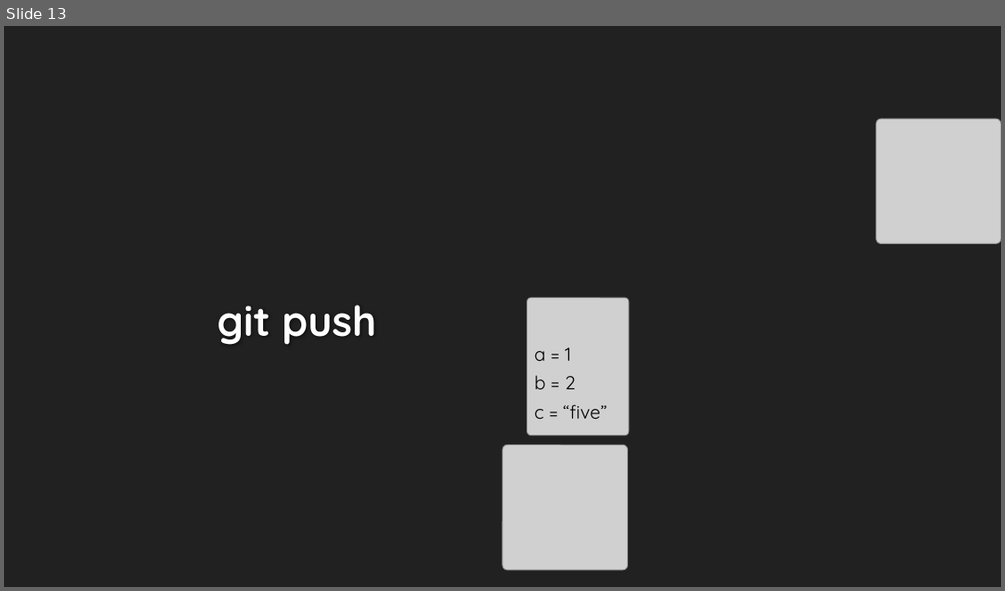
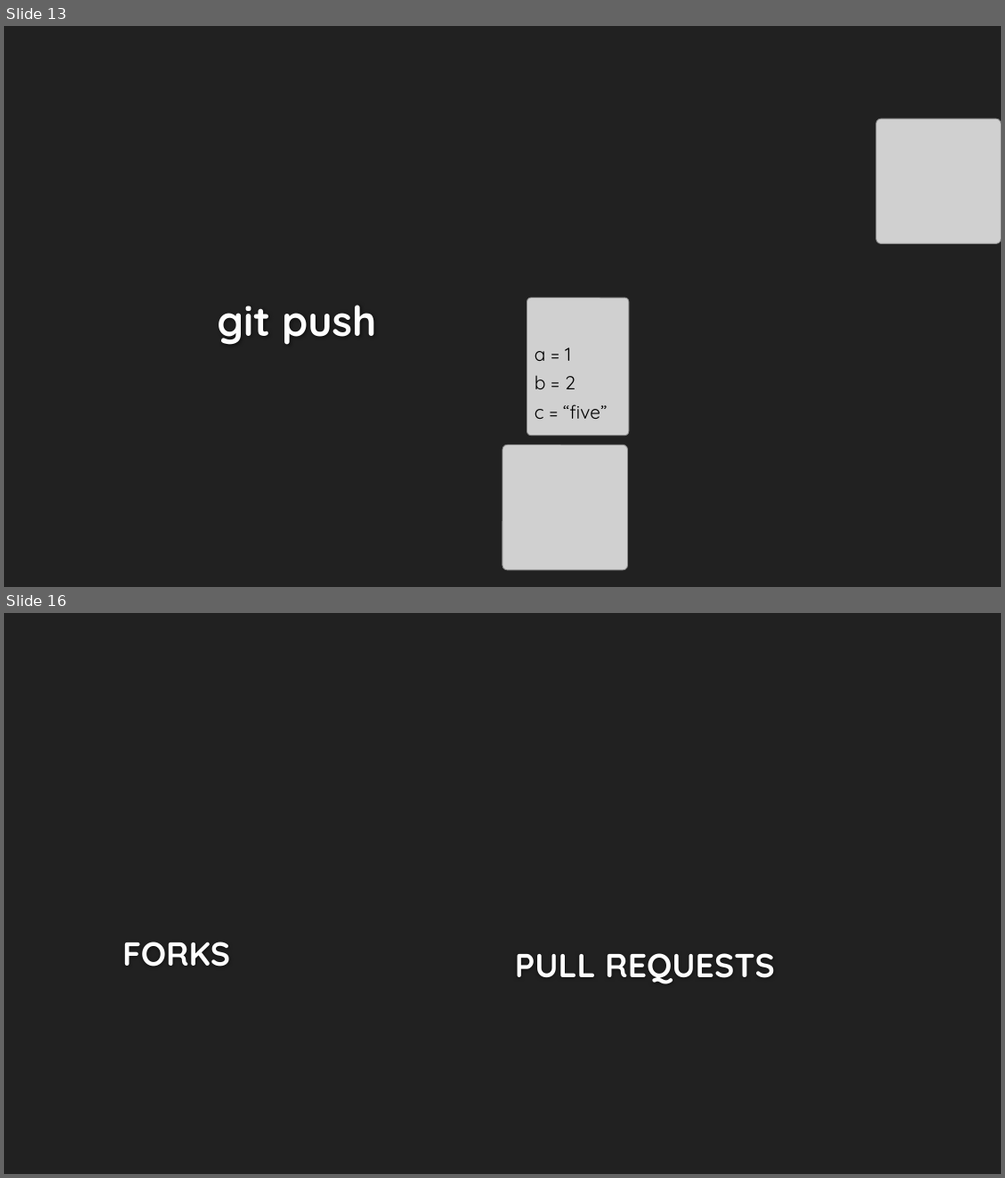
Before and after one commit to UWIComputingSociety-sta/UWICS_GitHub_Intro, a slide deck: UWICS_Git.pptx. Shown one above the other, each under a label of ours: slide 13 before the commit, slides 13 and 16 after it; the slides between them are not shown. The pictures are 1005x591 and 1005x1178 pixels, drawn with LibreOffice and Linux fonts; fonts in the diff are those of the drawing; grey boxes stand for pictures; background and template pictures are left out. Boxes give left, top, right and bottom in pixels: in the first picture for what was removed or moved away, otherwise in the second. Text is boxed around its words. In the diff, an @@ line names an element or a change of style, - is before the commit and + after.

```diff
--- a/UWICS_Git.pptx
+++ b/UWICS_Git.pptx
@@ slide 16 added at [4,613,1001,1174], background #212121 @@
@@ title added at [122,941,230,966], 32 pt, text #FEFEFE, bold @@
+FORKS
@@ text added at [515,953,775,984], 32 pt, text #FEFEFE, bold @@
+PULL REQUESTS
```
Also in this commit, not shown: 12 slides changed, 1 other slide added.
